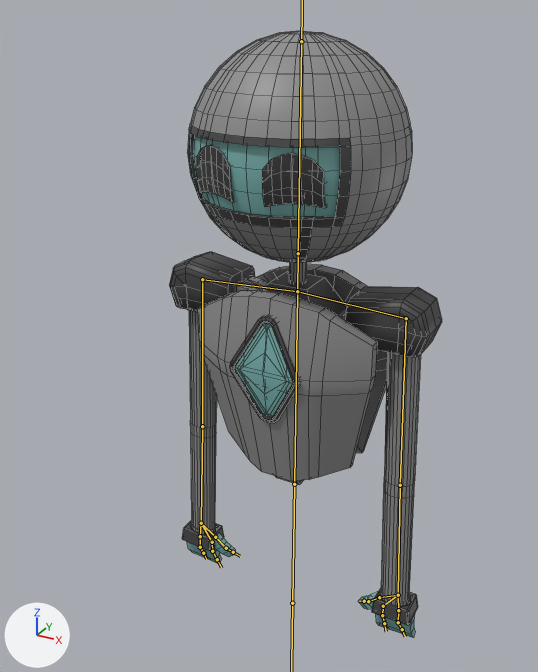
What one commit did to the FBX model Assets/3D Models/robot/robotParty.fbx.
One viewpoint serves both versions: a 50 mm camera at (0.521, -1.046, 1.879) aimed at (-0.031, -0.042, 1.377). Lighting does not change. The marker at lower left points along +X, +Y and +Z. The bones that bend it are drawn over the model as lines. Mesh edges are drawn as thin lines.

Names of what the first picture shows: 'Chest', 'Eyes'.
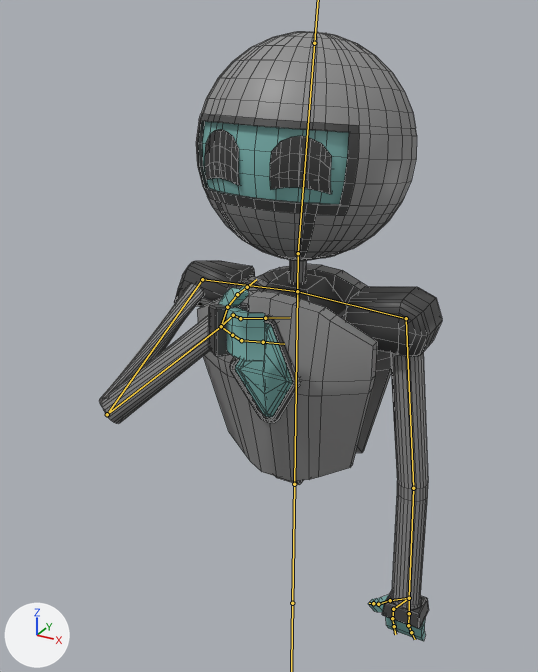
The newer file adds an action. The first version stands in its rest pose; the second is drawn at frame 10 of the action 'Armature|Eat Ice Cream'.

Boxes (x1, y1, x2, y2) around the edits, measured in the pictures (538 x 672 px):
'Chest', posed (26% wider): before (169, 30, 442, 638); after (99, 32, 442, 641)
'Eyes', posed: before (197, 145, 326, 208); after (205, 129, 332, 194)
bone 'Arm L', root to tip: before (406, 318) to (400, 485); after (406, 318) to (413, 488)
bone 'Forearm L', root to tip: before (400, 485) to (398, 595); after (413, 488) to (409, 598)
bone 'Arm R', root to tip: before (202, 279) to (202, 426); after (202, 279) to (107, 414)
bone 'Forearm R', root to tip: before (202, 426) to (201, 523); after (107, 414) to (221, 326)
bone 'Hand R', root to tip: before (201, 523) to (200, 536); after (221, 326) to (232, 335)
bone 'Fingers Tips', root to tip: before (200, 547) to (203, 553); after (241, 340) to (263, 342)
bone 'Bone.014', root to tip: before (201, 523) to (212, 542); after (221, 326) to (233, 315)
bone 'Index Finger Tip', root to tip: before (212, 551) to (217, 559); after (240, 318) to (265, 318)
bone 'Thumb Anchor R', root to tip: before (201, 523) to (215, 537); after (221, 326) to (227, 307)
bone 'Head', root to tip: before (298, 253) to (301, 41); after (298, 253) to (314, 43)

What the commit changed:
Bone 'Arm L' (bone_arm_l) turns from (0, 0, 0) to (0, 0, 5) degrees about its own x, y and z.
Bone 'Forearm L' (bone_forearm_l) turns from (0, 0, 0) to (0, 0, -5) degrees about its own x, y and z.
Bone 'Arm R' (bone_arm_r) turns from (0, 0, 0) to (86, 27, 82) degrees about its own x, y and z.
Bone 'Forearm R' (bone_forearm_r) turns from (0, 0, 0) to (-51, 40, 103) degrees about its own x, y and z.
Bone 'Hand R' (bone_hand_r) turns from (0, 0, 0) to (3, 41, -61) degrees about its own x, y and z.
Bone 'Fingers Tips' (bone_fingers_tips) turns from (0, 0, 0) to (-57, -21, 14) degrees about its own x, y and z.
Bone 'Bone.014' (bone_bone_014) turns from (0, 0, 0) to (31, 28, -54) degrees about its own x, y and z.
Bone 'Index Finger Tip' (bone_index_finger_tip) turns from (0, 0, 0) to (-58, -14, 15) degrees about its own x, y and z.
Bone 'Thumb Anchor R' (bone_thumb_anchor_r) turns from (0, 0, 0) to (39, 14, -57) degrees about its own x, y and z.
Bone 'Head' (bone_head) turns from (0, 0, 0) to (-8, 0, 0) degrees about its own x, y and z.
